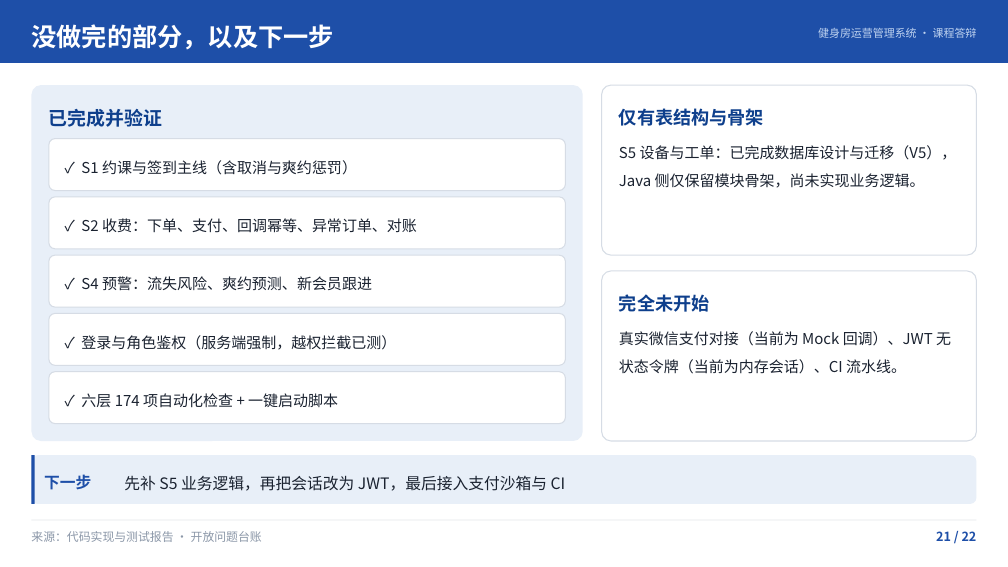
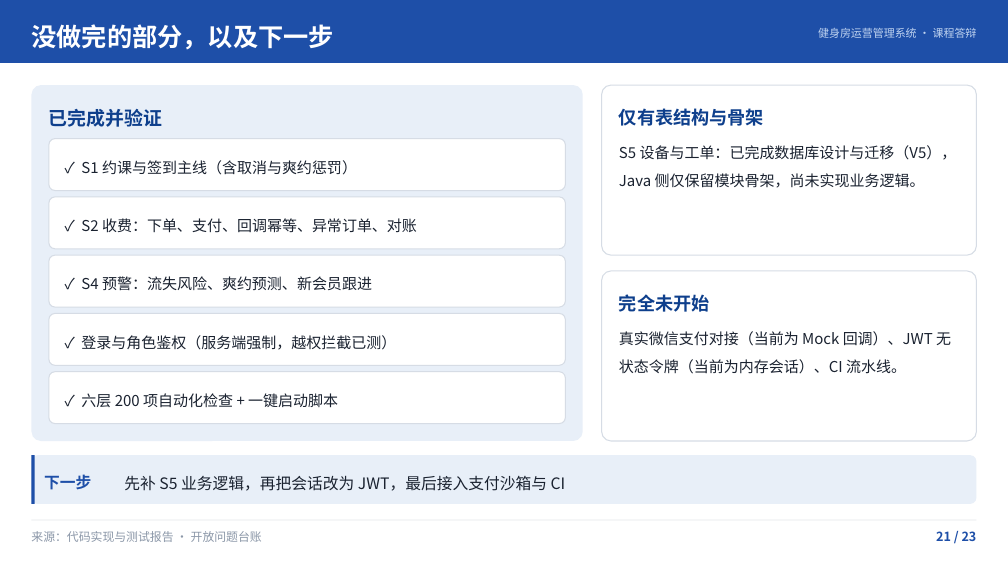
Before and after one commit to site73/gym-management, a slide deck: slide 22 of 10-展示汇报/健身房运营管理系统答辩/健身房运营管理系统答辩.pptx (slide 21 before the commit). Drawn at 1008x567 pixels with LibreOffice and Linux fonts; fonts in the diff are those of the drawing. Boxes give left, top, right and bottom in pixels: in the first picture for what was removed or moved away, otherwise in the second. Text is boxed around its words. In the diff, an @@ line names an element or a change of style, - is before the commit and + after.

```diff
--- a/10-展示汇报/健身房运营管理系统答辩/健身房运营管理系统答辩.pptx
+++ b/10-展示汇报/健身房运营管理系统答辩/健身房运营管理系统答辩.pptx
@@ text at [81,393,338,408]: text changed @@
-✓ 六层 174 项自动化检查 + 一键启动脚本
+✓ 六层 200 项自动化检查 + 一键启动脚本
```
Also in this commit, not shown: 18 other slides changed, 1 slide added, 26 other files.
